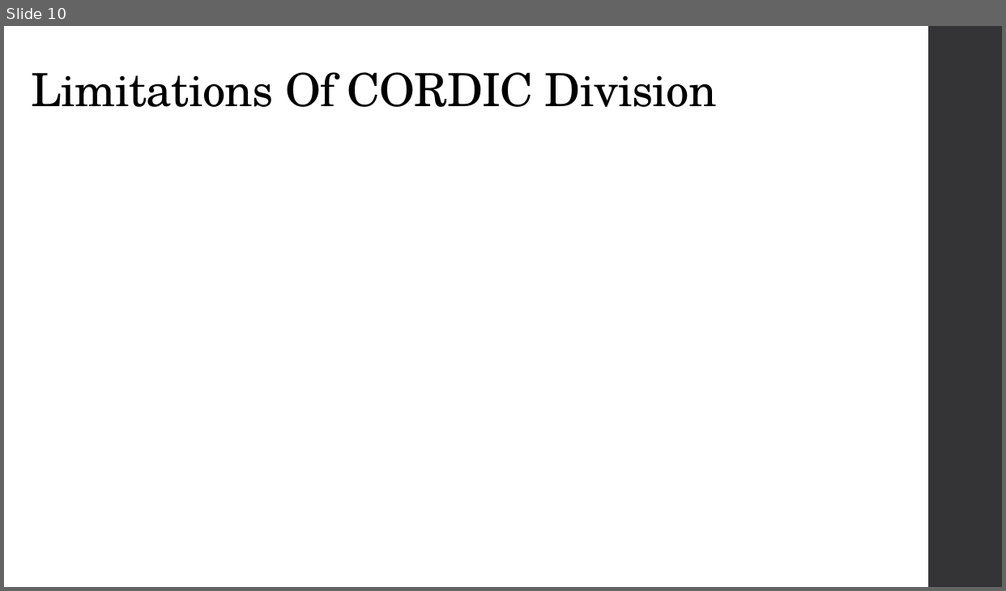
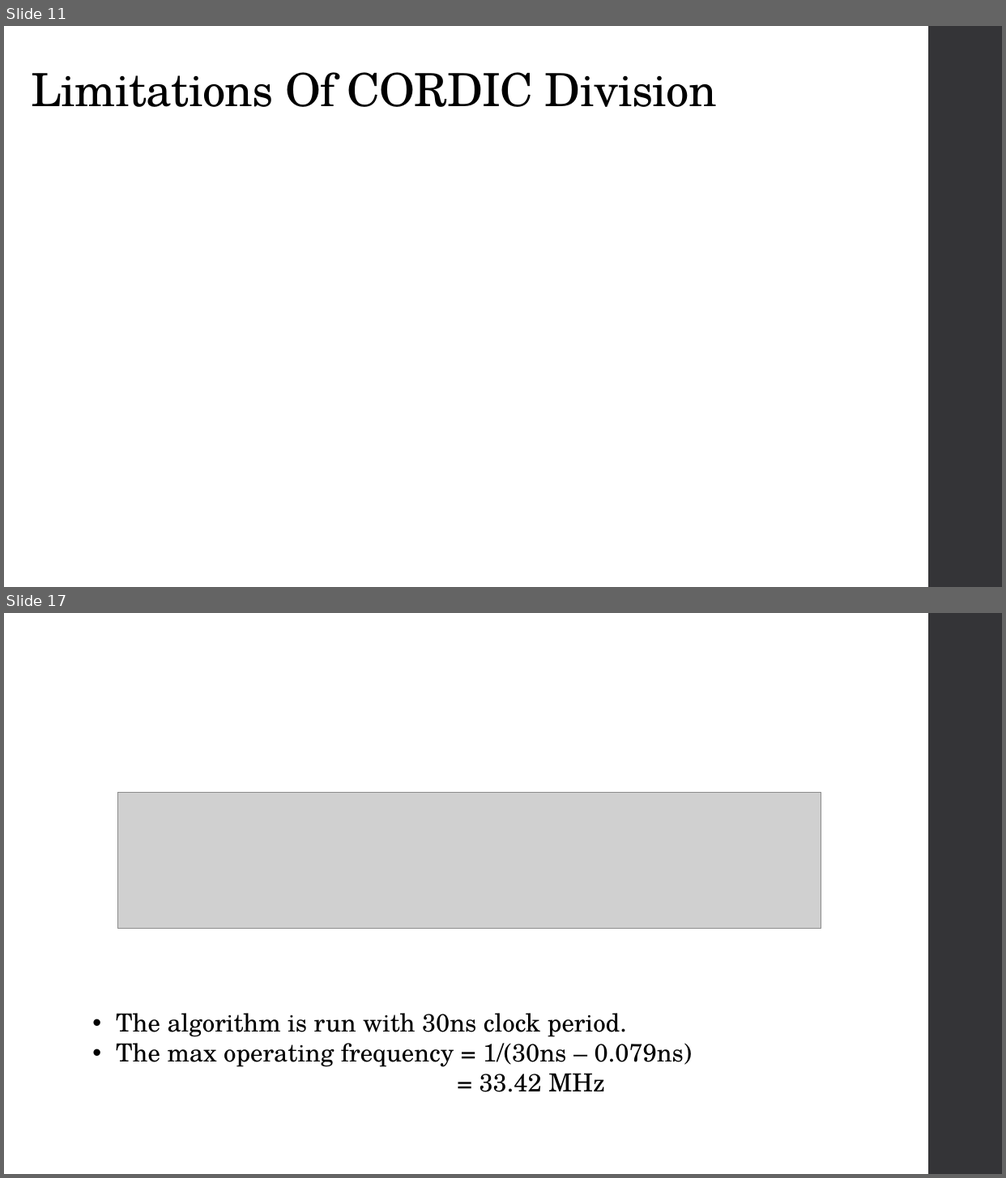
Before and after one commit to GuhanRajasekar/FPGA_course_assignments, a slide deck: Mini_Project/Demo_PPT.pptx. Shown one above the other, each under a label of ours: slide 10 before the commit, slides 11 and 17 after it; the slides between them are not shown. The pictures are 1006x591 and 1006x1178 pixels, drawn with LibreOffice and Linux fonts; fonts in the diff are those of the drawing; grey boxes stand for pictures. Boxes give left, top, right and bottom in pixels: in the first picture for what was removed or moved away, otherwise in the second. Text is boxed around its words. In the diff, an @@ line names an element or a change of style, - is before the commit and + after.

```diff
--- a/Mini_Project/Demo_PPT.pptx
+++ b/Mini_Project/Demo_PPT.pptx
@@ slide 17 added at (x1=4, y1=613, x2=1002, y2=1174), background #FFFFFF; not listed: 1 template element that a slide beside it also shows @@
@@ picture added at (x1=117, y1=792, x2=821, y2=928) @@
@@ text added at (x1=116, y1=1013, x2=692, y2=1093), 24 pt, text #000000 @@
+• The algorithm is run with 30ns clock period.
+• The max operating frequency = 1/(30ns – 0.079ns)
+                = 33.42 MHz
@@ what was slide 10 is now slide 11 @@
```
Also in this commit, not shown: 3 slides changed, 14 other slides added.
